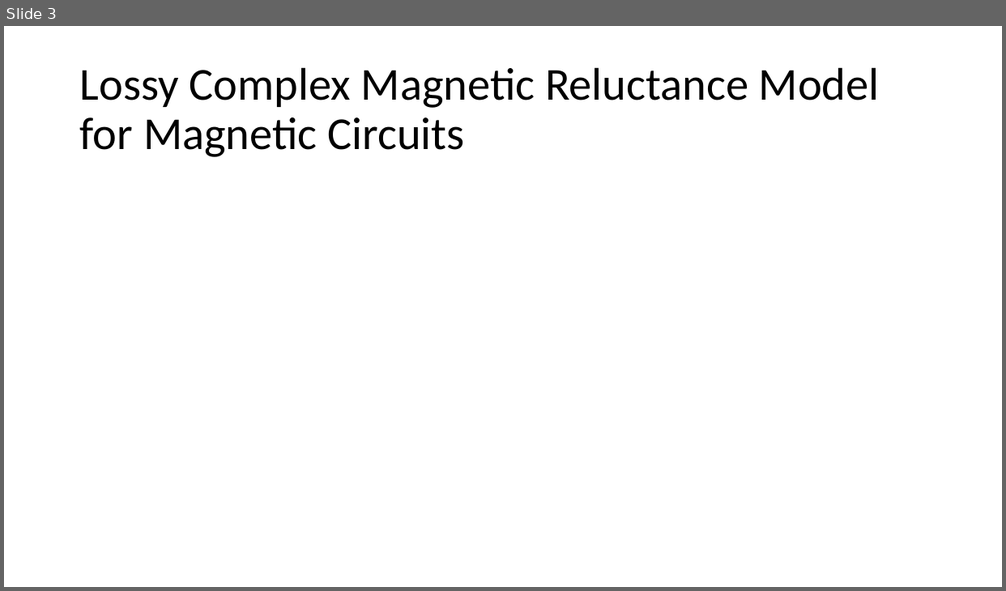
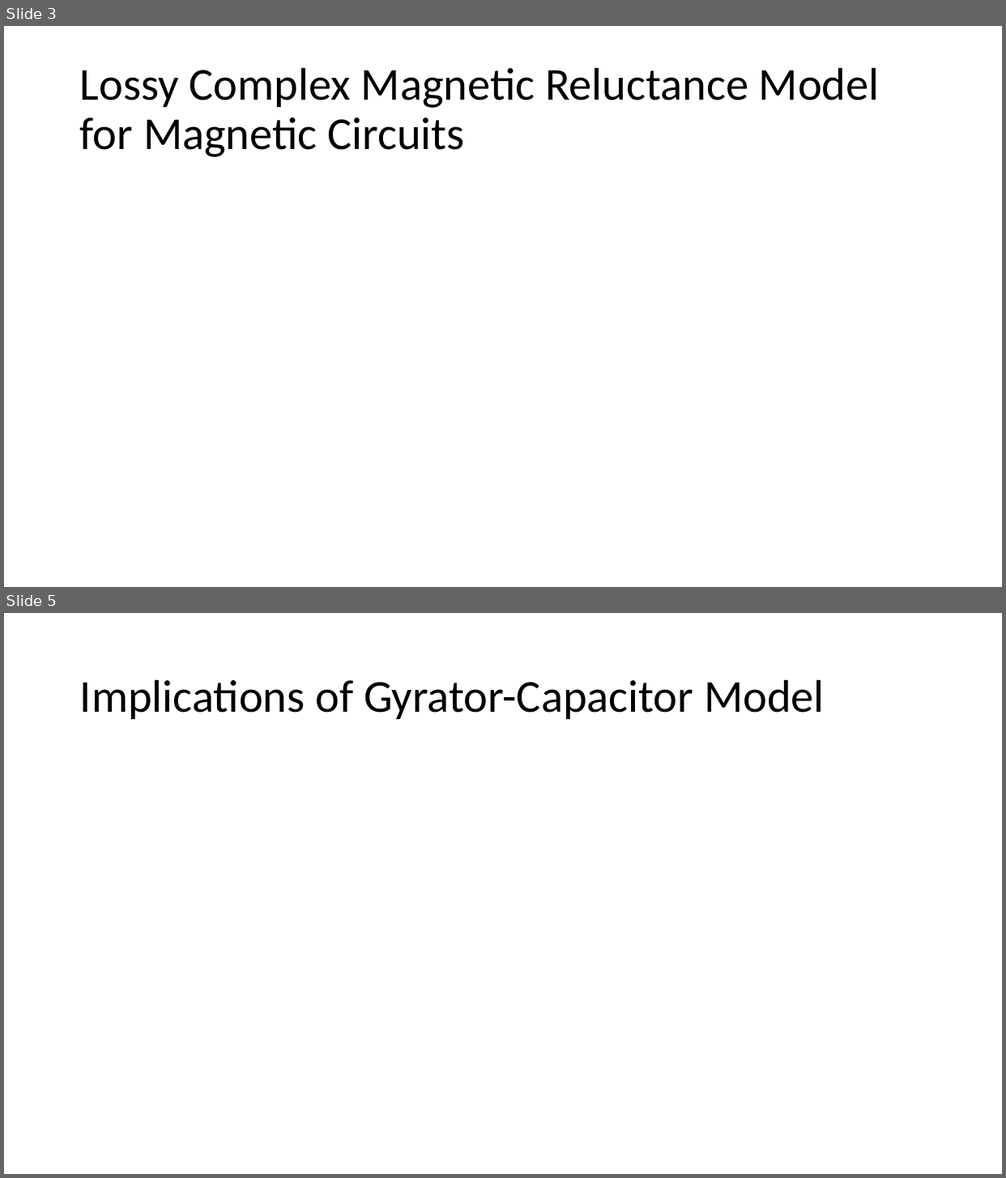
Before and after one commit to MuhammadShamaas1997/Electrical-Engineering, a slide deck: Thesis/Magnetic Transmission Lines/Thesis Proposal.pptx. Shown one above the other, each under a label of ours: slide 3 before the commit, slides 3 and 5 after it; the slides between them are not shown. The pictures are 1006x591 and 1006x1178 pixels, drawn with LibreOffice and Linux fonts; fonts in the diff are those of the drawing; grey boxes stand for pictures. Boxes give left, top, right and bottom in pixels: in the first picture for what was removed or moved away, otherwise in the second. Text is boxed around its words. In the diff, an @@ line names an element or a change of style, - is before the commit and + after.

```diff
--- a/Thesis/Magnetic Transmission Lines/Thesis Proposal.pptx
+++ b/Thesis/Magnetic Transmission Lines/Thesis Proposal.pptx
@@ slide 5 added at (x1=4, y1=613, x2=1002, y2=1174), background #FFFFFF @@
@@ title added at (x1=80, y1=679, x2=825, y2=719), 44 pt, text #000000 @@
+Implications of Gyrator-Capacitor Model
```
Also in this commit, not shown: 1 slide changed, 9 other slides added.
